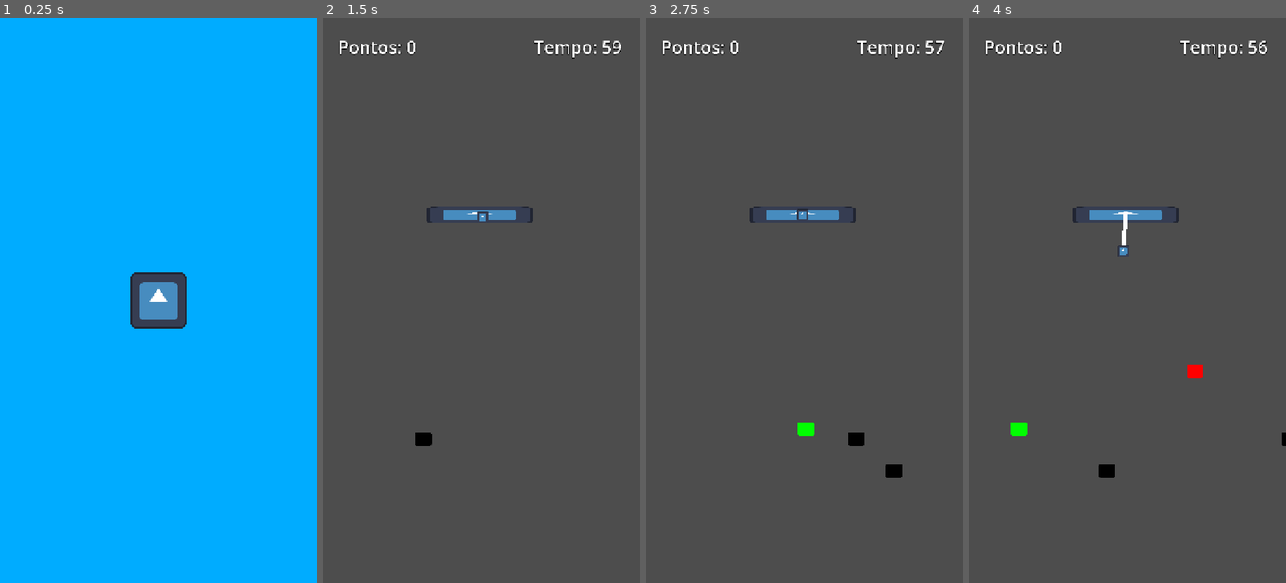
Above: before the commit, frames 1-4 (left to right).
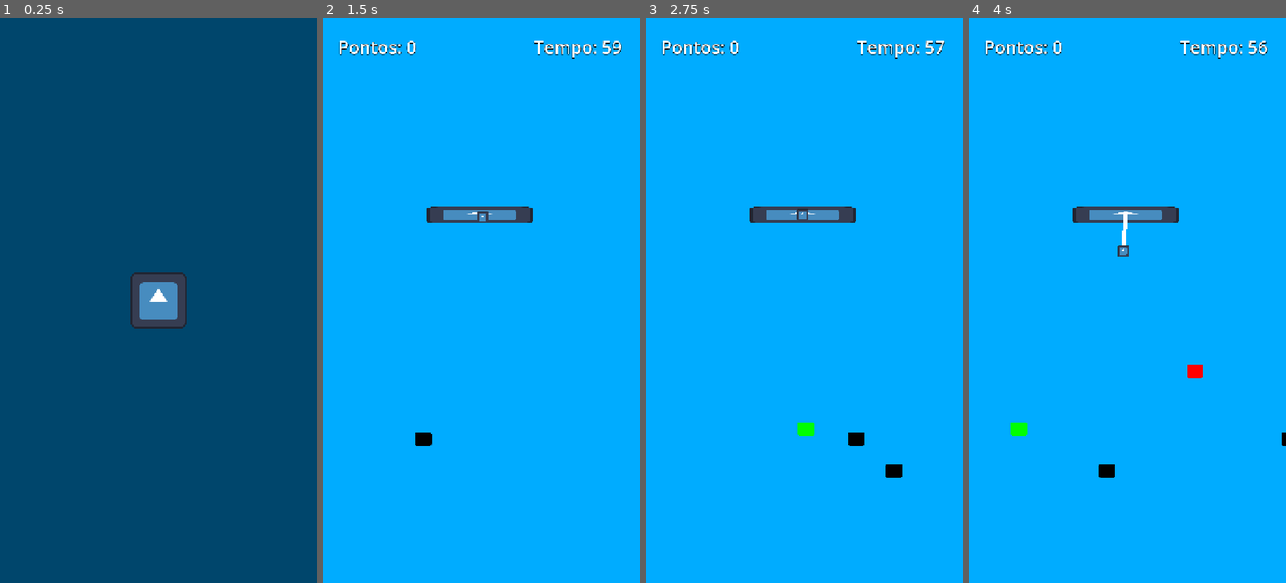
Above: after the commit, the same moments.

Repository: Studio-Zee/Projeto-GamePescaria
Game: Godot game, scene res://cenas/Menu/menu_principal.tscn
Two runs of this game, one before a commit and one after it. Both use one fixed random seed, a clock stepped at 60 frames per second and the inputs below. The engine's default icon, where the game draws it, is replaced by a stand-in: a white triangle on a blue panel in a dark square.
Inputs (mouse positions are in pixels of both pictures, inside the frame that each line leads up to):
- Up to frame 1 (0.25 s): no input
- Up to frame 2 (1.5 s): click (481, 300) at 0.5 s; move the mouse to (551, 272) at 1.27 s; click (551, 272) at 1.42 s
- Up to frame 3 (2.75 s): move the mouse to (741, 328) at 2.02 s; click (741, 328) at 2.17 s
- Up to frame 4 (4 s): move the mouse to (1159, 176) at 2.77 s; click (1159, 176) at 2.92 s; move the mouse to (1111, 413) at 3.52 s; click (1111, 413) at 3.67 s

The runs differ from the first frame. In frame 1, 98% of the frame differs, in the area x 0-100%, y 0-100%; in frame 2, 98%; in frame 3, 98%; in frame 4, 98%.

Commit message:
Novas cores

Diff:
--- a/cenas/Menu/menu_principal.tscn
+++ b/cenas/Menu/menu_principal.tscn
@@ -21,7 +21,7 @@
 anchor_bottom = 1.0
 grow_horizontal = 2
 grow_vertical = 2
-color = Color(0, 0.6745098, 1, 1)
+color = Color(6.9789587e-07, 0.27616623, 0.42392492, 1)
 
 [node name="BotaoPlay" type="TextureButton" parent="." unique_id=1004984038]
 layout_mode = 1
--- a/cenas/jogo/jogo.tscn
+++ b/cenas/jogo/jogo.tscn
@@ -40,6 +40,11 @@
 [node name="jogo" type="Node2D" unique_id=430194434 node_paths=PackedStringArray("player")]
 script = ExtResource("1_bmch6")
 player = NodePath("player")
+
+[node name="ColorRect" type="ColorRect" parent="." unique_id=6479665]
+offset_right = 720.0
+offset_bottom = 1280.0
+color = Color(0, 0.6745098, 1, 1)
 
 [node name="player" type="Node2D" parent="." unique_id=305810562 node_paths=PackedStringArray("label_pontos")]
 position = Vector2(356, 446)
